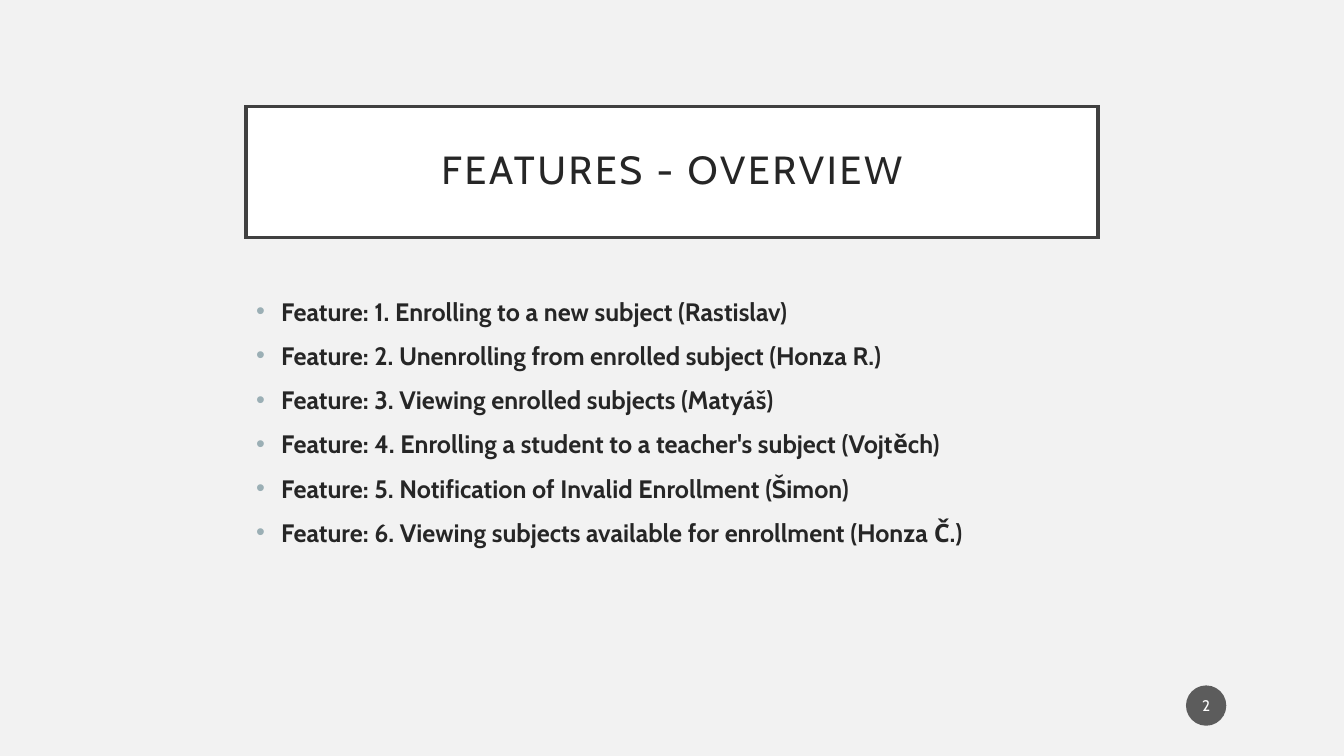
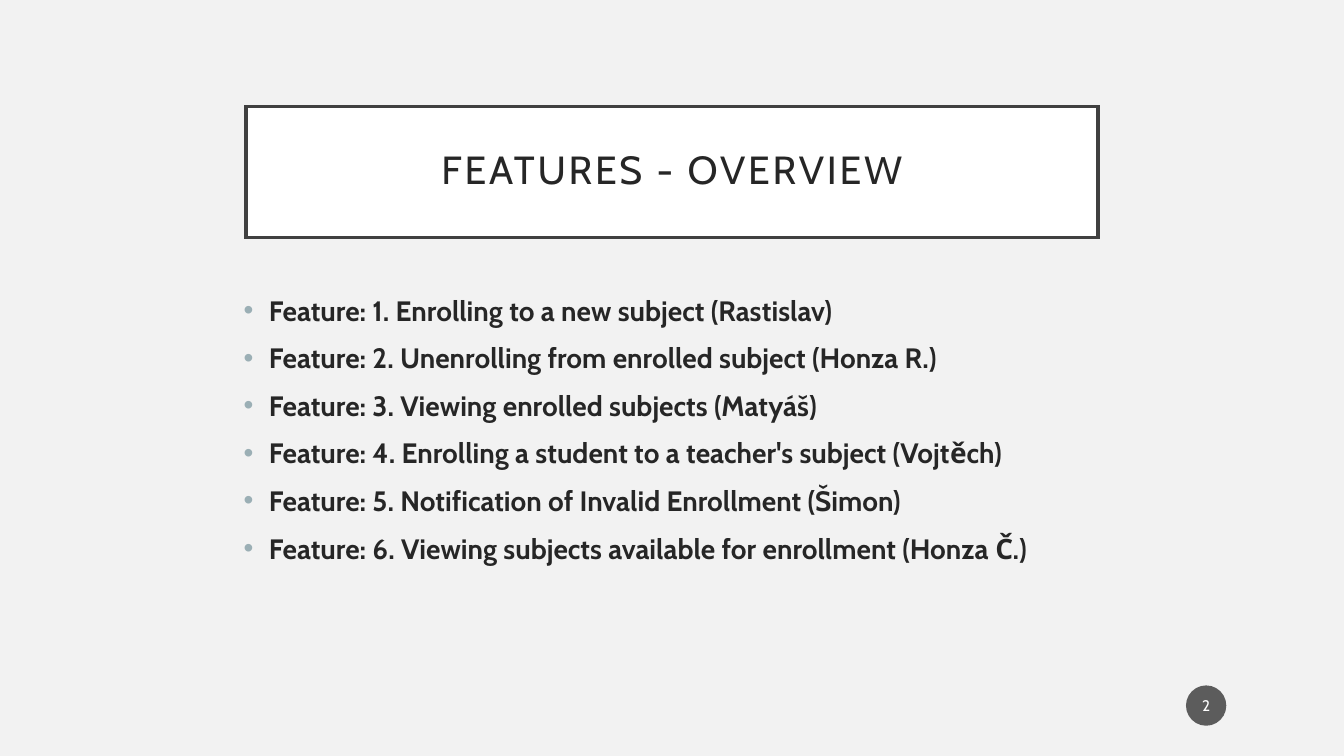
Before and after one commit to XMON3R/ArchitekturyENR1, a slide deck: slide 2 of ENR1 – Enrollment system.pptx. Drawn at 1344x756 pixels with LibreOffice and Linux fonts; fonts in the diff are those of the drawing. Boxes give left, top, right and bottom in pixels: in the first picture for what was removed or moved away, otherwise in the second. Text is boxed around its words. In the diff, an @@ line names an element or a change of style, - is before the commit and + after.

Commit message:
larger feature text

```diff
--- a/ENR1 – Enrollment system.pptx
+++ b/ENR1 – Enrollment system.pptx
@@ text "Feature: 1. Enrolling to a ...": place and size @@
-text "Feature: 1. Enrolling to a ..." at (281,302,950,548)
+text "Feature: 1. Enrolling to a ..." at (269,300,1013,565)
@@ text "Feature: 1. Enrolling to a ..." at (269,300,1013,565): size 18 to 20 pt @@
```
Also in this commit, not shown: 4 other slides changed.
